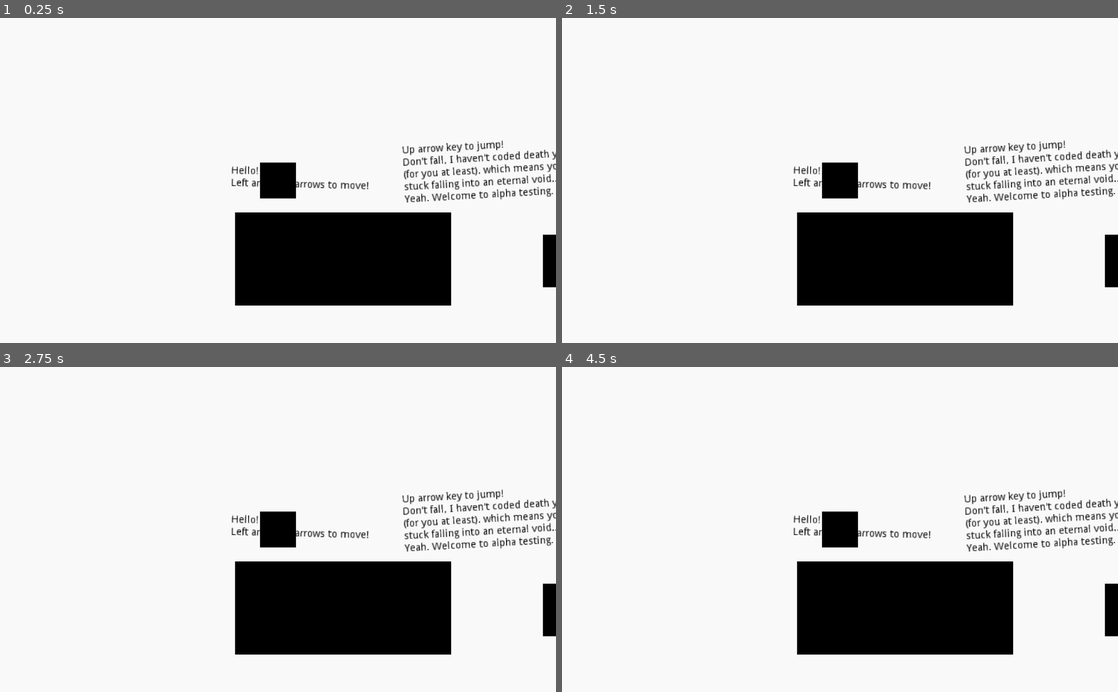
Above: before the commit, frames 1-4 (two rows, left to right).
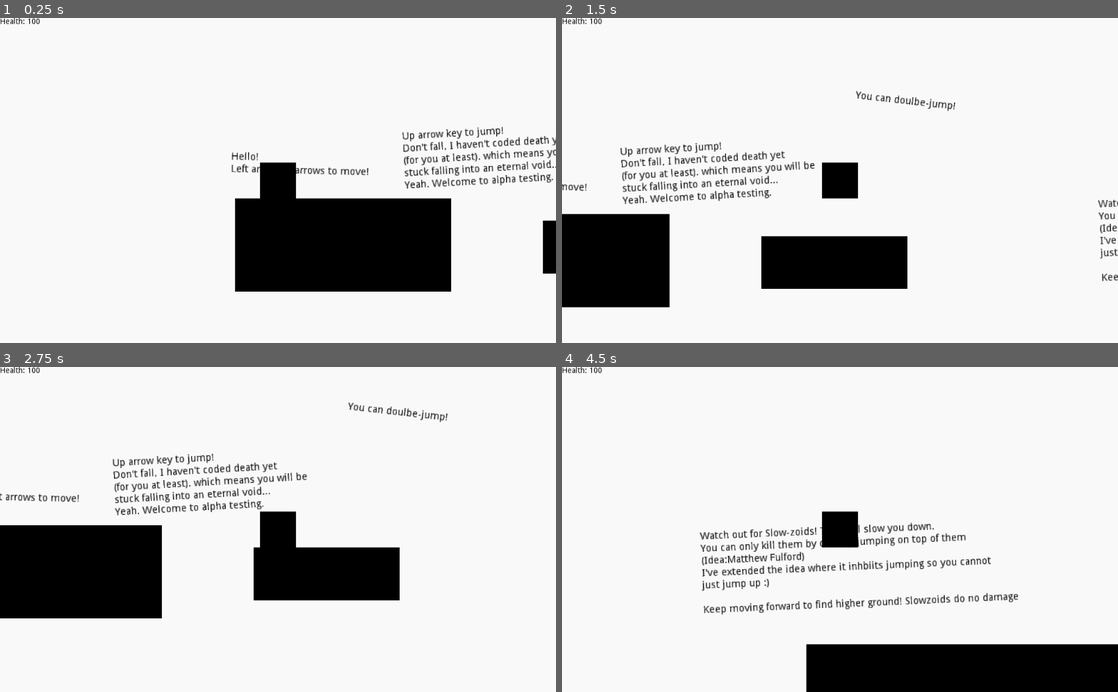
Above: after the commit, the same moments.

Repository: RavenJFelix/Square
Game: Godot game, scene res://levelz/level_0/level_0.tscn
The game is run twice, just before and just after one commit, with the same random seed, the same clock (stepped at 60 frames per second) and the same inputs.
Inputs:
- Up to frame 1 (0.25 s): no input
- Up to frame 2 (1.5 s): tap Enter at 0.5 s; hold Right (ui_right) from 0.53 s (still down); tap Up (ui_up) at 0.77 s
- Up to frame 3 (2.75 s): tap Up (ui_up) at 1.52 s; release Right (ui_right) at 2.03 s; hold Left (ui_left) from 2.03 s (still down)
- Up to frame 4 (4.5 s): release Left (ui_left) at 2.78 s; hold Right (ui_right) 2.78-4.28 s; tap Up (ui_up) at 3.02, 3.77 s; hold Left (ui_left) from 4.28 s (still down)

The runs differ from the first frame. In frame 1, 6.6% of the frame differs, in the area x 0-100%, y 0-89%; in frame 2, 19%; in frame 3, 22%; in frame 4, 21%.
Error before the commit: Parse Error: The identifier "heal_amount" isn't declared in the current scope. (res://entity/pc/player/player.gd:31)

Commit message:
Add health display

Diff:
--- a/entity/pc/player/player.gd
+++ b/entity/pc/player/player.gd
@@ -21,22 +21,29 @@
 var max_jump_buffered = false
 var mode = MODE.normal
 
+var gui
 # Called when the node enters the scene tree for the first time.
 func _ready():
-	pass
+	gui = get_node("PlayerGUI")
+	_update_health_display(health)
+
 func die():
 	queue_free()
 
 func damage(damage):
-	assert(heal_amount > 0)
+	assert(damage  > 0)
 	health -=damage
+	_update_health_display(health)
 	if health < 0:
 		die()
 
 func heal(heal_amount):
 	assert(heal_amount > 0)
+	_update_health_display(health)
 	health += heal_amount
 
+func _update_health_display(health):
+	gui.update_health(health)
 func suppress_max_jumps():
 	jump_buffer = max_jumps
 	max_jumps = 1
--- a/entity/pc/player/player.tscn
+++ b/entity/pc/player/player.tscn
@@ -1,6 +1,7 @@
-[gd_scene load_steps=3 format=2]
+[gd_scene load_steps=4 format=2]
 
 [ext_resource path="res://entity/pc/player/player.gd" type="Script" id=1]
+[ext_resource path="res://gui/player/player-gui/PlayerGUI.tscn" type="PackedScene" id=2]
 
 [sub_resource type="RectangleShape2D" id=1]
 extents = Vector2( 5, 5 )
@@ -22,3 +23,5 @@
 current = true
 zoom = Vector2( 0.75, 0.75 )
 limit_smoothed = true
+
+[node name="PlayerGUI" parent="." instance=ExtResource( 2 )]
--- /dev/null
+++ b/gui/player/player-gui/PlayerGUI.gd
@@ -0,0 +1,12 @@
+extends CanvasLayer
+
+# Declare member variables here. Examples:
+# var a = 2
+# var b = "text"
+
+# Called when the node enters the scene tree for the first time.
+func _ready():
+	pass # Replace with function body.
+
+func update_health(new_health):
+	$Health.set_text("Health: " + String(new_health))
--- /dev/null
+++ b/gui/player/player-gui/PlayerGUI.tscn
@@ -0,0 +1,12 @@
+[gd_scene load_steps=2 format=2]
+
+[ext_resource path="res://gui/player/player-gui/PlayerGUI.gd" type="Script" id=1]
+
+[node name="PlayerGUI" type="CanvasLayer"]
+script = ExtResource( 1 )
+
+[node name="Health" type="Label" parent="."]
+margin_right = 40.0
+margin_bottom = 14.0
+custom_colors/font_color = Color( 0, 0, 0, 1 )
+text = "Health: "
